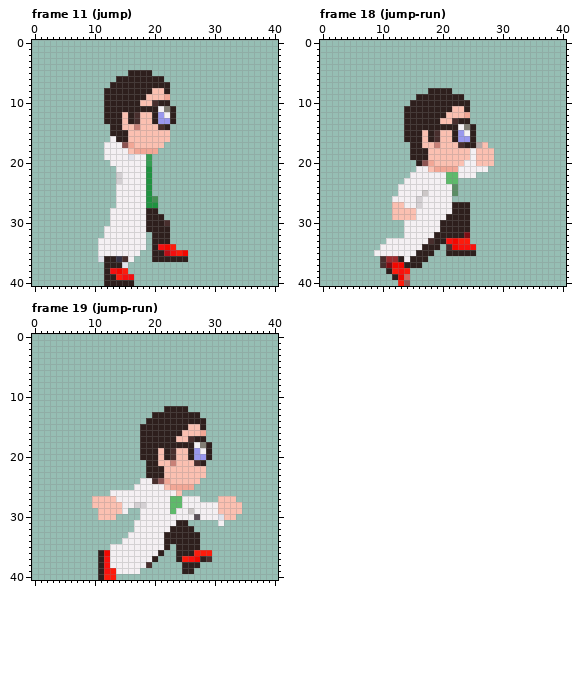
A pixel-art file gets an edit: dev/gfx/player/player-56-cropped.aseprite. Above: the version before the commit.
41x41 pixels, 60 frames. Colours within 5 levels of each other are drawn and written as one. Shown: frame 11 (jump), frame 18 (jump-run), frame 19 (jump-run). The commit also changed other frames, which this record leaves out.
After:
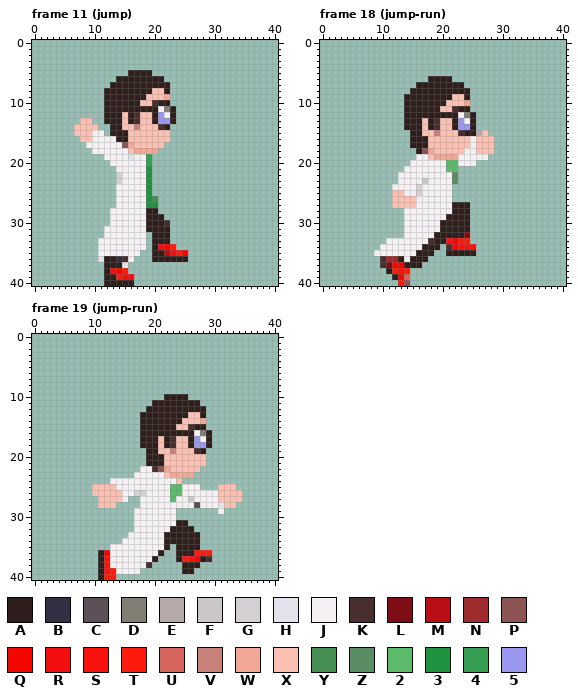
Palette (. is transparent): A #2e1f1d  B #333043  C #5c5159  D #827e74  E #b6aaa9  F #ccc7c7  G #d4d0d3  H #e1e2eb  J #f4f0f3  K #482e2d  L #7e0e14  M #ba0e17  N #9e2b2e  P #8c5452  Q #f30700  R #f30f10  S #f9110d  T #fc1b0c  U #d7655e  V #c88178  W #f2a796  X #fbc0b1  Y #468e54  Z #5b8d65  2 #5eba6b  3 #1f9240  4 #359e53  5 #9997ee
The edit:
Changed rows in their new state; - is an unchanged pixel.
Frame 11 (jump), layer "Layer":
first column x 7:
13 -XX---
14 XXXX--
15 XXXJJ-
16 -XXJJJ
17 --JJJ-
18 ---JJ-
Frame 18 (jump-run), layers "head", "Layer":
first column x 12:
 6 ------AAAA-------
 7 ----AAAAAAAA-----
 8 ---AAA----AAA----
 9 --AA------XXA----
10 --A------XXXW----
11 --------XXKA-----
12 ---------AAJDA---
13 -----X-K--A5JA---
14 -----X-KXX-55----
15 --.---XV--XKA-EX-
16 --.--AXX--XXXJXXX
17 -----A-X---XXJX-X
18 ---.-PW-----J----
19 ---.JJ-WWWWJJ-JJ.
20 ---JJJJJJ22J--...
21 --JJ--JJJ22.....-
22 -JJ------JZ...---
23 -J---F---JZ------
24 J---G-----.------
25 XX--GJ----.------
26 XXXXJ------------
27 --XXJ------------
28 ..JJ-------------
29 ..JJ-------------
Frame 19 (jump-run), layers "head", "Layer":
first column x 10:
10 ------------AAAA---------
11 ----------AAAAAAAA-------
12 ---------AAA----AAA------
13 --------AA------XXA------
14 --------A------XXXW------
15 --------------XXKA-------
16 ---------------AAJDA-----
17 -----------X-K--A5JA-----
18 -----------X-KXX-55------
19 --------.---XV--XKA.-----
20 --------.--AXX--XXX.-----
21 -----------A-X---XX------
22 --------JJKPW-----.------
23 -------JJJJJ-WWWW..------
24 ---JJJJJ--JJJJ-...-------
25 XXXXJJJ-----J22JJJ---XXX-
26 XXXXX--GG----22JJJJJJXXXX
27 .---X-..------J-F-JJJ---X
28 .---....J----JJ--C---H--.
29 -.....-J-----J.......J...
30 -...---J------..........-
31 ---------------------.---
Pixel boxes of the changes (left, top, right, bottom) in both pictures:
added: (74, 118, 110, 154)
changed: (392, 76, 494, 220)
changed: (92, 394, 242, 526)
